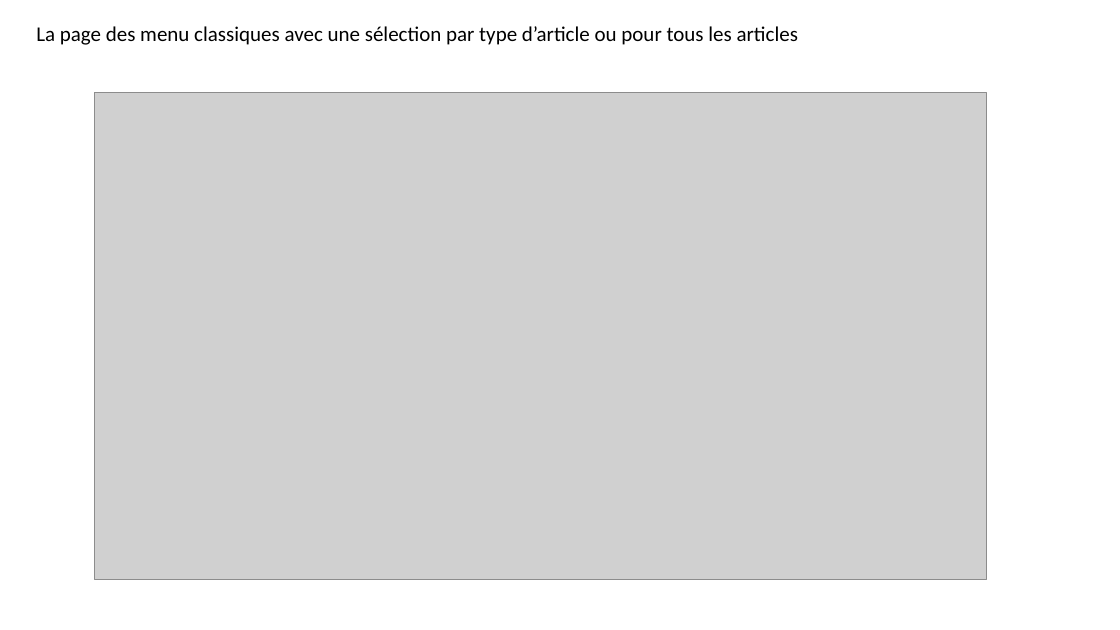
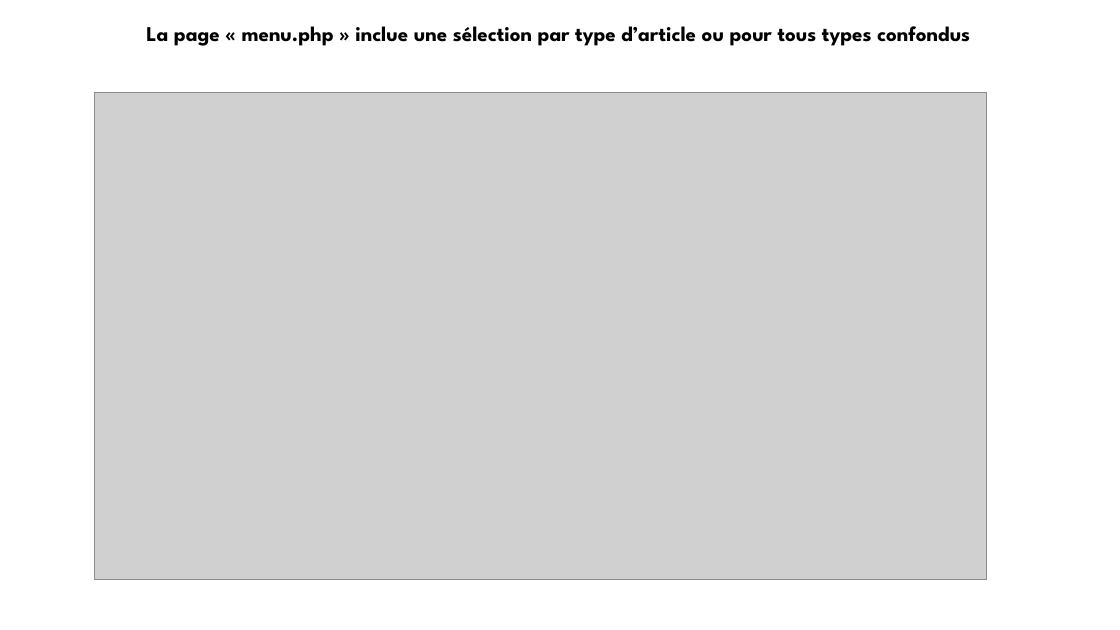
Before and after one commit to projetBertrandLoic/projetWeb, a slide deck: slide 5 of ManuelUtilisateur.pptx. Drawn at 1120x630 pixels with LibreOffice and Linux fonts; fonts in the diff are those of the drawing; grey boxes stand for pictures. Boxes give left, top, right and bottom in pixels: in the first picture for what was removed or moved away, otherwise in the second. Text is boxed around its words. In the diff, an @@ line names an element or a change of style, - is before the commit and + after.

```diff
--- a/ManuelUtilisateur.pptx
+++ b/ManuelUtilisateur.pptx
@@ text at box(146, 26, 970, 46): text changed; font Calibri to League Spartan; bold on @@
-La page des menu classiques avec une sélection par type d’article ou pour tous les articles
+La page « menu.php » inclue une sélection par type d’article ou pour tous types confondus
```
Also in this commit, not shown: 8 other slides changed, 1 slide added, 1 slide removed, 1 other file.
